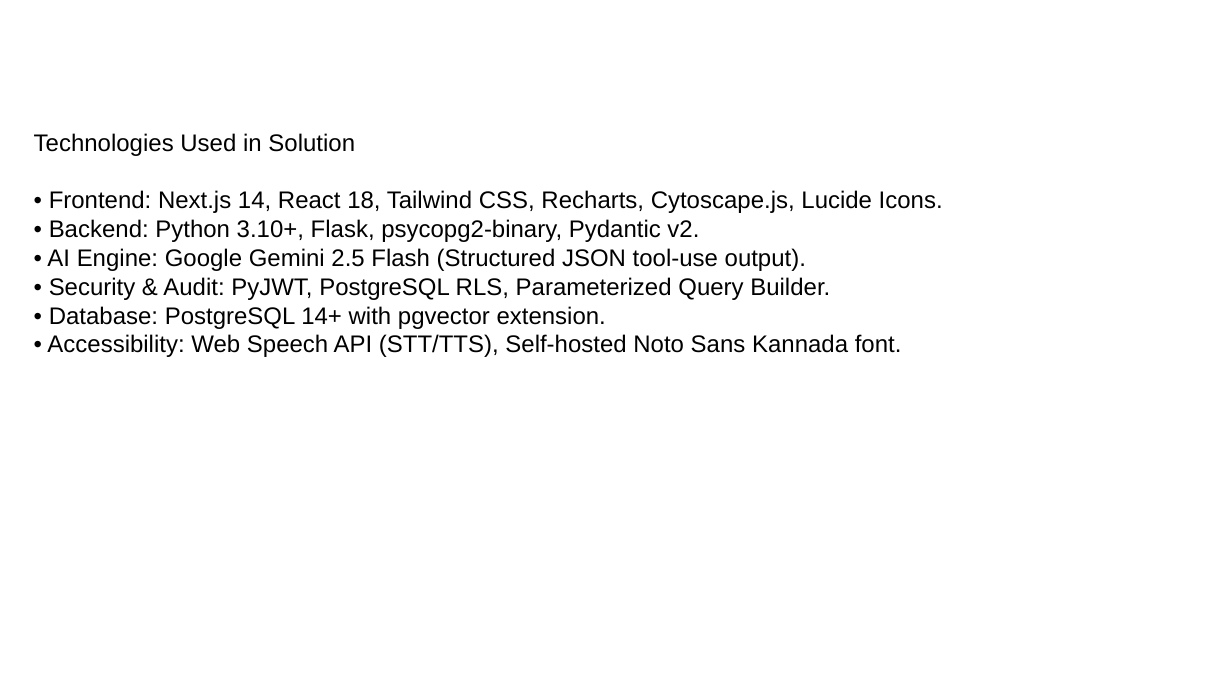
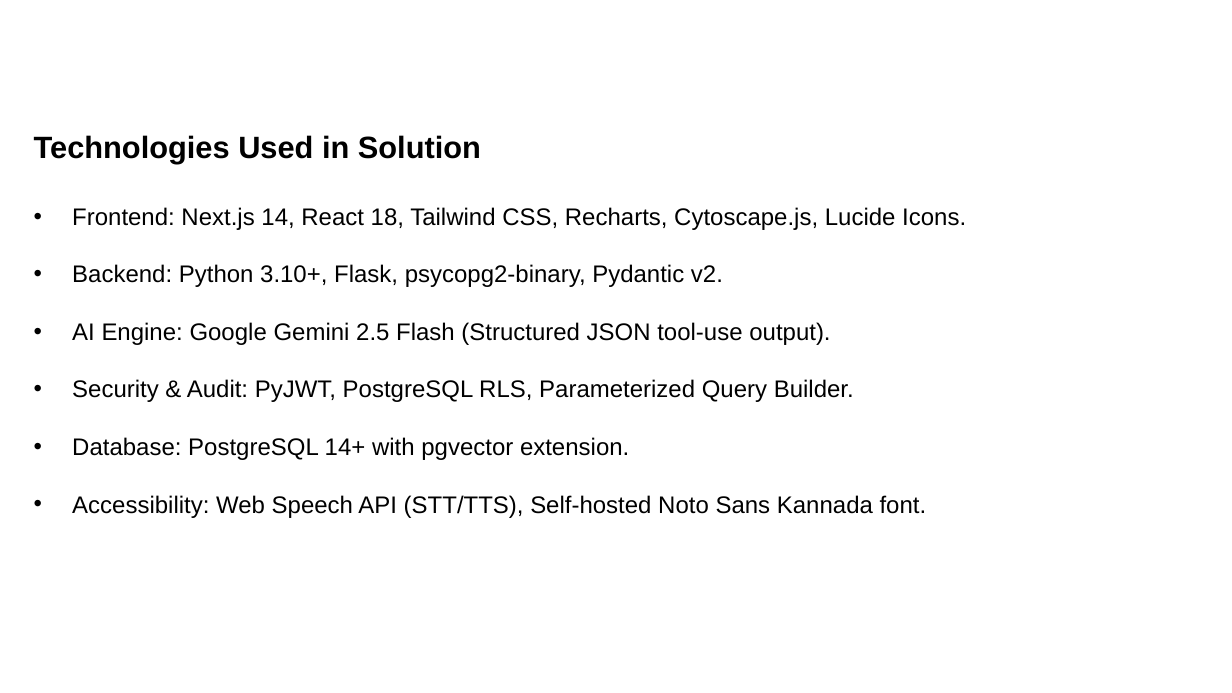
Before and after one commit to Bhakti-e/ibha-ksp, a slide deck: slide 8 of Ibha_KSP_Prototype_Submission.pptx. Drawn at 1232x693 pixels with LibreOffice and Linux fonts; fonts in the diff are those of the drawing; background and template pictures are left out. Boxes give left, top, right and bottom in pixels: in the first picture for what was removed or moved away, otherwise in the second. Text is boxed around its words. In the diff, an @@ line names an element or a change of style, - is before the commit and + after.

```diff
--- a/Ibha_KSP_Prototype_Submission.pptx
+++ b/Ibha_KSP_Prototype_Submission.pptx
@@ text at (x1=34, y1=135, x2=481, y2=163): size 14 to 18 pt, bold on in "Technologies Used in Solution" @@
@@ text at (x1=72, y1=207, x2=966, y2=518): text changed @@
-• Frontend: Next.js 14, React 18, Tailwind CSS, Recharts, Cytoscape.js, Lucide Icons.
-• Backend: Python 3.10+, Flask, psycopg2-binary, Pydantic v2.
-• AI Engine: Google Gemini 2.5 Flash (Structured JSON tool-use output).
-• Security & Audit: PyJWT, PostgreSQL RLS, Parameterized Query Builder.
-• Database: PostgreSQL 14+ with pgvector extension.
-• Accessibility: Web Speech API (STT/TTS), Self-hosted Noto Sans Kannada font.
+• Frontend: Next.js 14, React 18, Tailwind CSS, Recharts, Cytoscape.js, Lucide Icons.
+• Backend: Python 3.10+, Flask, psycopg2-binary, Pydantic v2.
+• AI Engine: Google Gemini 2.5 Flash (Structured JSON tool-use output).
+• Security & Audit: PyJWT, PostgreSQL RLS, Parameterized Query Builder.
+• Database: PostgreSQL 14+ with pgvector extension.
+• Accessibility: Web Speech API (STT/TTS), Self-hosted Noto Sans Kannada font.
```
Also in this commit, not shown: 10 other slides changed, 3 slides removed, 5 other files.
